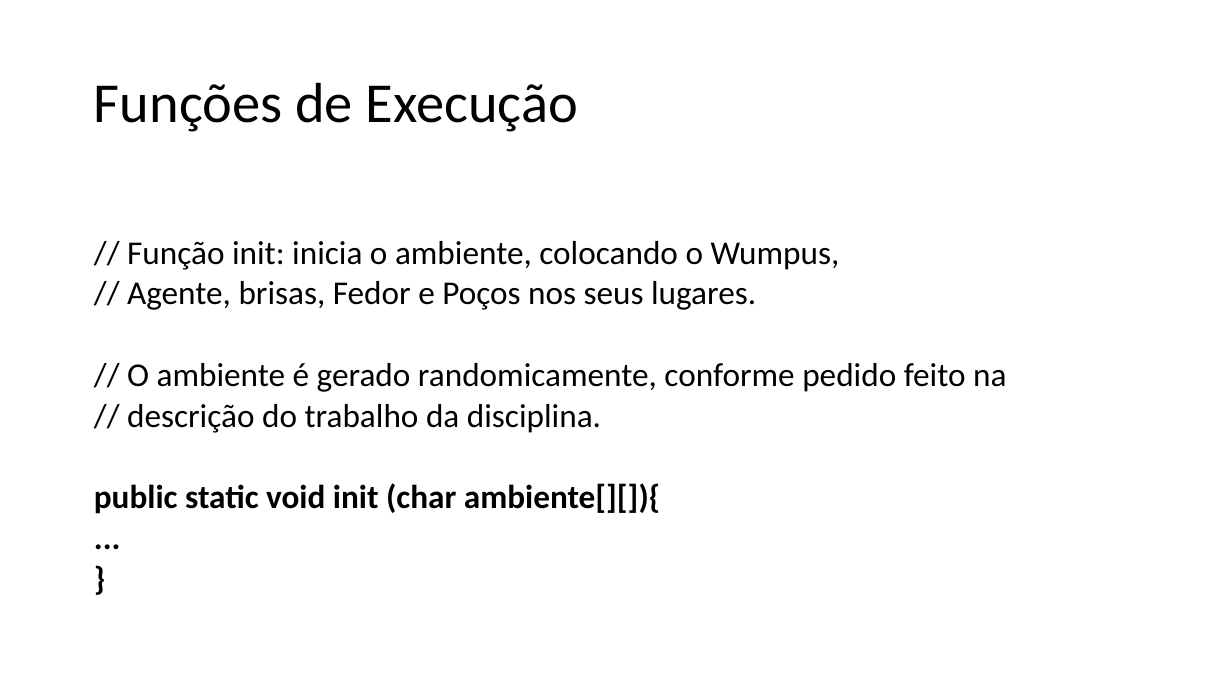
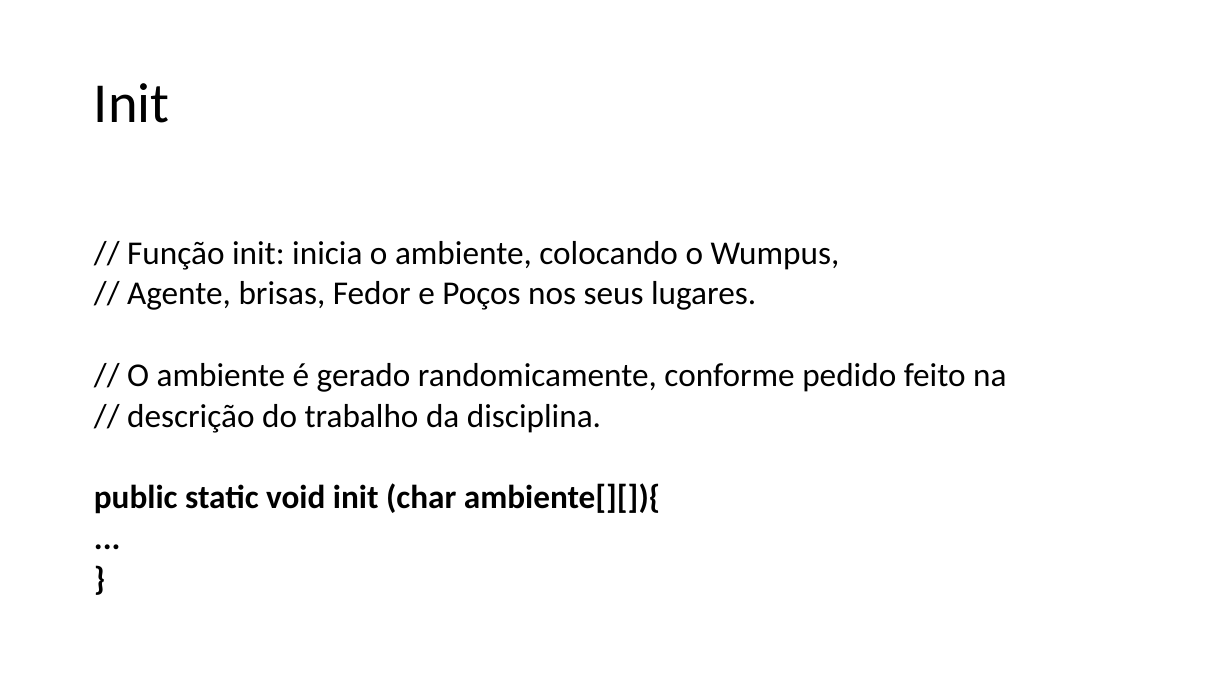
Before and after one commit to rodrigocarlos2/AgenteInteligente, a slide deck: slide 7 of Mundo do Wumpus.pptx. Drawn at 1232x693 pixels with LibreOffice and Linux fonts; fonts in the diff are those of the drawing. Boxes give left, top, right and bottom in pixels: in the first picture for what was removed or moved away, otherwise in the second. Text is boxed around its words. In the diff, an @@ line names an element or a change of style, - is before the commit and + after.

```diff
--- a/Mundo do Wumpus.pptx
+++ b/Mundo do Wumpus.pptx
@@ title at box(94, 83, 170, 123): text changed @@
-Funções de Execução
+Init
```
Also in this commit, not shown: 7 other slides changed, 2 other files.
